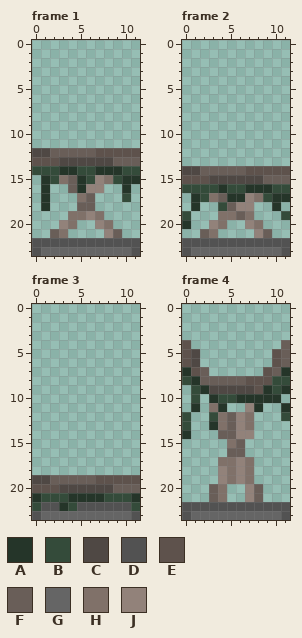
Two versions of one pixel-art file, sprite/trampoline.aseprite. The picture above was drawn from the file before the commit.
12x24 pixels, 5 frames. Shown: frame 1, frame 2, frame 3, frame 4. The commit also changed other frames, which this record leaves out.
Palette (. is transparent): A #253529  B #344b3a  C #4f4844  D #525252  E #5e524c  F #695e58  G #656565  H #807169  J #92827a
And afterwards:
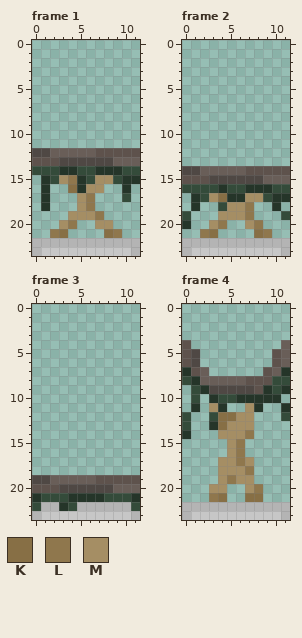
Colours new in this view: K #876f45  L #8f774d  M #a58e64
Changes in this commit:
@@ palette @@
-D #525252
+D #b4b4b4
-G #656565
+G #c7c7c7
--- frame 1, layer "Layer 1"
@@ x 0..11 @@
 14 BBBAABBAAABB
-15 .ABHFABJHBAA
-16 .A..FAJJ..A.
-17 .A...HF...B.
-18 .A...FF.....
-19 ....HHJH....
-20 ...JH..JH...
-21 ..FH....JF..
+15 .ABMLABMMBAA
+16 .A..KAMM..A.
+17 .A...ML...B.
+18 .A...ML.....
+19 ....MMML....
+20 ...ML..MM...
+21 ..LK....KL..
 22 DDDDDDDDDDDD
--- frame 2, layer "Layer 1"
@@ x 0..11 @@
 16 BBBBABBAAABB
-17 .ABHFAAJHBAA
-18 .A..BFJJ..A.
-19 B...HHFH...B
-20 A..JH..JH...
-21 ..FH....JF..
+17 .ABMKAAMMBAA
+18 .A..BMML..A.
+19 B...MMML...B
+20 A..ML..ML...
+21 ..LK....KL..
 22 DDDDDDDDDDDD
--- frame 4, layer "Layer 1"
@@ x 0..11 @@
 10 .B.ABBAAAAA.
-11 .A.HA..JA..A
-12 B..BHFJH...B
-13 B..AHFJH....
-14 A...FFJJ....
-15 .....HF.....
-16 .....FF.....
-17 ....HHJH....
-18 ....JHJH....
-19 ....JHJH....
-20 ...FH..JF...
-21 ...FH..JF...
+11 .A.MA..MA..A
+12 B..BKKMM...B
+13 B..AKMMM....
+14 A...MMML....
+15 .....ML.....
+16 .....ML.....
+17 ....MMLM....
+18 ....MMML....
+19 ....MLMM....
+20 ...MM..ML...
+21 ...LK..KK...
 22 DDDDDDDDDDDD
Boxes around the changes in both pictures, in picture pixels (x1, y1, x2, y2):
changed: (32, 175, 140, 256)
changed: (182, 193, 290, 256)
changed: (32, 502, 140, 520)
changed: (182, 403, 290, 520)
